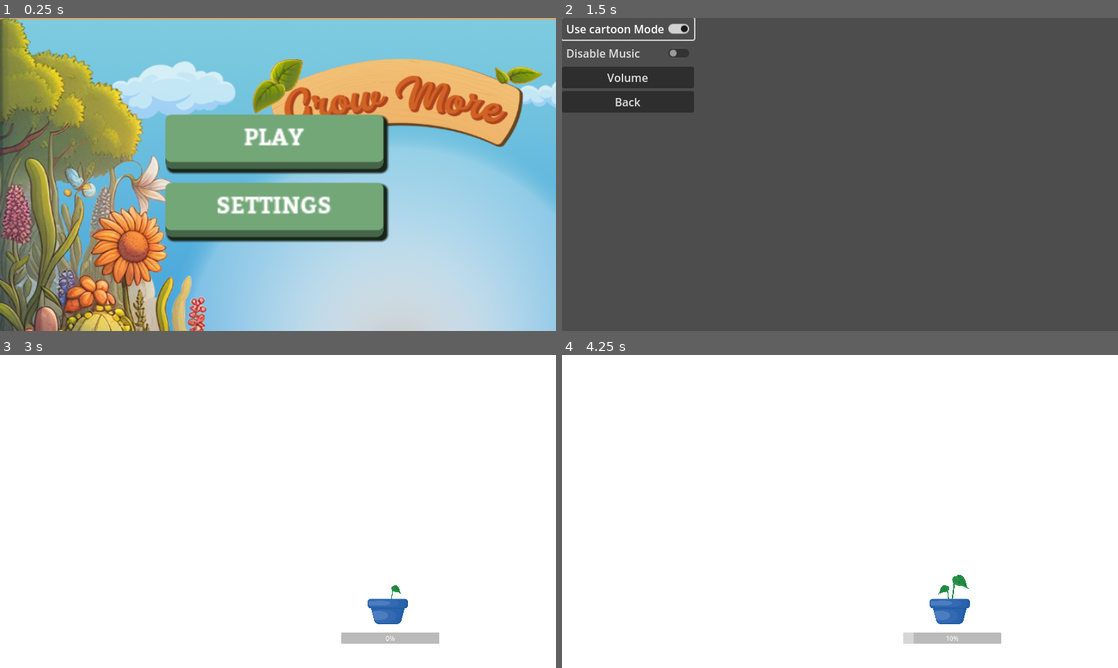
Above: before the commit, frames 1-4 (two rows, left to right).
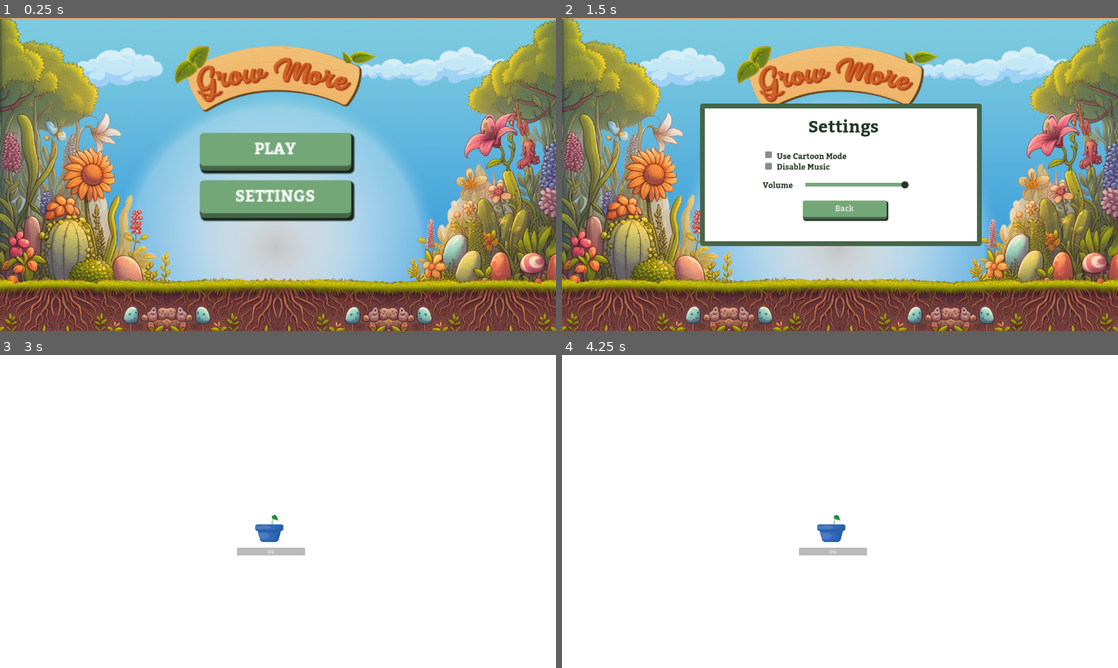
Above: after the commit, the same moments.

Repository: cesarvanleuffelen/2324-MOBI-009-Game-voor-kinderen-met-een-beperking
Game: Godot game, scene res://main_menu.tscn
Same seed, same stepped clock (60 frames per second), same inputs: the game is played once before the commit and once after it.
Inputs (mouse positions are in pixels of both pictures, inside the frame that each line leads up to):
- Up to frame 1 (0.25 s): no input
- Up to frame 2 (1.5 s): click "SETTINGS" at 0.5 s; click (628, 27) at 1.25 s, where only the run before the commit has a clickable "Use cartoon Mode"
- Up to frame 3 (3 s): click "Back" at 2 s; click "PLAY" at 2.75 s
- Up to frame 4 (4.25 s): tap Enter at 3.5 s; move the mouse to (962, 495) at 3.52 s; click (962, 495) at 3.67 s

The runs differ from the first frame. In frame 1, 78% of the frame differs, in the area x 0-100%, y 0-100%; in frame 2, 96%; in frame 3, 1.7%; in frame 4, 1.8%.

Commit message:
setting scherm
Settings scherm aangepast
muziek toegevoegd
muziek toggelen
muziek harder en zachter zetten

Diff:
--- /dev/null
+++ b/Code/HSlider.gd
@@ -0,0 +1,20 @@
+extends HSlider
+
+@export
+var bus_name: String
+
+var bus_index: int
+
+func _ready() -> void:
+	bus_index = AudioServer.get_bus_index(bus_name)
+	value_changed.connect(_on_value_changed)
+
+	value = db_to_linear(
+		AudioServer.get_bus_volume_db(bus_index)
+	)
+
+func _on_value_changed(value: float) -> void:
+		AudioServer.set_bus_volume_db(
+			bus_index,
+			linear_to_db(value)
+		)
--- /dev/null
+++ b/Code/Master.gd
@@ -0,0 +1,20 @@
+extends HSlider
+
+@export
+var bus_name: String
+
+var bus_index: int
+
+func _ready() -> void:
+	bus_index = AudioServer.get_bus_index(bus_name)
+	value_changed.connect(_on_value_changed)
+
+	value = db_to_linear(
+		AudioServer.get_bus_volume_db(bus_index)
+	)
+
+func _on_value_changed(value: float) -> void:
+		AudioServer.set_bus_volume_db(
+			bus_index,
+			linear_to_db(value)
+		)
--- /dev/null
+++ b/Code/MusicCheckBox.gd
@@ -0,0 +1,8 @@
+extends CheckBox
+
+var music_bus = AudioServer.get_bus_index("music")
+
+
+
+func _on_toggled(toggled_on):
+	AudioServer.set_bus_mute(music_bus, not AudioServer.is_bus_mute(music_bus))
--- /dev/null
+++ b/Code/bg_music.tscn
@@ -0,0 +1,8 @@
+[gd_scene load_steps=2 format=3 uid="uid://g5iortduwt3t"]
+
+[ext_resource type="AudioStream" uid="uid://dlrlvdlwappyc" path="res://Elevator Music.mp3" id="1_cn3gc"]
+
+[node name="AudioStreamPlayer" type="AudioStreamPlayer"]
+stream = ExtResource("1_cn3gc")
+autoplay = true
+bus = &"music"
--- /dev/null
+++ b/Code/default_bus_layout.tres
@@ -0,0 +1,9 @@
+[gd_resource type="AudioBusLayout" format=3 uid="uid://yjjdqw56ogq4"]
+
+[resource]
+bus/1/name = &"music"
+bus/1/solo = false
+bus/1/mute = false
+bus/1/bypass_fx = false
+bus/1/volume_db = 0.0694828
+bus/1/send = &"Master"
--- /dev/null
+++ b/Code/knoplayout.tres
@@ -0,0 +1,41 @@
+[gd_resource type="Theme" load_steps=4 format=3 uid="uid://c1byp8qt5rxne"]
+
+[sub_resource type="StyleBoxFlat" id="StyleBoxFlat_so0aq"]
+bg_color = Color(0.45098, 0.654902, 0.470588, 1)
+border_width_bottom = 5
+border_color = Color(0.270588, 0.396078, 0.282353, 1)
+corner_radius_top_left = 4
+corner_radius_top_right = 4
+corner_radius_bottom_right = 4
+corner_radius_bottom_left = 4
+shadow_color = Color(0.0941176, 0.145098, 0.101961, 1)
+shadow_size = 4
+shadow_offset = Vector2(2, 2)
+
+[sub_resource type="StyleBoxFlat" id="StyleBoxFlat_yprei"]
+bg_color = Color(0.45098, 0.654902, 0.470588, 1)
+border_width_bottom = 5
+border_color = Color(0.270588, 0.396078, 0.282353, 1)
+corner_radius_top_left = 4
+corner_radius_top_right = 4
+corner_radius_bottom_right = 4
+corner_radius_bottom_left = 4
+shadow_color = Color(0.0941176, 0.145098, 0.101961, 1)
+shadow_size = 2
+shadow_offset = Vector2(2, 2)
+
+[sub_resource type="StyleBoxFlat" id="StyleBoxFlat_8e7dg"]
+bg_color = Color(0.45098, 0.654902, 0.470588, 1)
+border_color = Color(0.270588, 0.396078, 0.282353, 1)
+corner_radius_top_left = 4
+corner_radius_top_right = 4
+corner_radius_bottom_right = 4
+corner_radius_bottom_left = 4
+shadow_color = Color(0.0941176, 0.145098, 0.101961, 1)
+shadow_size = 2
+shadow_offset = Vector2(2, 2)
+
+[resource]
+Button/styles/hover = SubResource("StyleBoxFlat_so0aq")
+Button/styles/normal = SubResource("StyleBoxFlat_yprei")
+Button/styles/pressed = SubResource("StyleBoxFlat_8e7dg")
--- a/Code/main_menu.tscn
+++ b/Code/main_menu.tscn
@@ -1,7 +1,7 @@
 [gd_scene load_steps=5 format=3 uid="uid://cghuxus6dx565"]
 
 [ext_resource type="Script" path="res://Main Menu.gd" id="1_g0onp"]
-[ext_resource type="Theme" uid="uid://dte0vp6u0qo8g" path="res://greenbutton.tres" id="2_pdsfs"]
+[ext_resource type="Theme" uid="uid://c1byp8qt5rxne" path="res://knoplayout.tres" id="3_nu4df"]
 [ext_resource type="Texture2D" uid="uid://3vk7uhs7ehg7" path="res://game achtergrond.png" id="3_s4dq2"]
 [ext_resource type="FontFile" uid="uid://dg6oju3dlhjlo" path="res://Kadwa-Bold.ttf" id="4_i7rl3"]
 
@@ -14,19 +14,11 @@
 grow_vertical = 2
 script = ExtResource("1_g0onp")
 
-[node name="ColorRect" type="ColorRect" parent="."]
-visible = false
-layout_mode = 2
-offset_right = 75.0
-offset_bottom = 63.0
-scale = Vector2(15.3499, 10.2841)
-color = Color(0.313726, 0.466667, 0.176471, 1)
-
 [node name="TextureRect" type="TextureRect" parent="."]
 layout_mode = 0
-offset_right = 40.0
-offset_bottom = 40.0
-scale = Vector2(1.12888, 1.09397)
+offset_right = 1024.0
+offset_bottom = 600.0
+scale = Vector2(1.12465, 1.08083)
 texture = ExtResource("3_s4dq2")
 stretch_mode = 6
 
@@ -54,14 +46,14 @@
 
 [node name="Play" type="Button" parent="MarginContainer/VBoxContainer"]
 layout_mode = 2
-theme = ExtResource("2_pdsfs")
+theme = ExtResource("3_nu4df")
 theme_override_colors/font_color = Color(1, 1, 1, 1)
 theme_override_fonts/font = ExtResource("4_i7rl3")
 text = "PLAY"
 
 [node name="Setting" type="Button" parent="MarginContainer/VBoxContainer"]
 layout_mode = 2
-theme = ExtResource("2_pdsfs")
+theme = ExtResource("3_nu4df")
 theme_override_colors/font_color = Color(1, 1, 1, 1)
 theme_override_fonts/font = ExtResource("4_i7rl3")
 text = "SETTINGS"
--- a/Code/project.godot
+++ b/Code/project.godot
@@ -21,6 +21,15 @@
 
 Global="*res://global.gd"
 
+[autoload]
+
+BgMusic="*res://bg_music.tscn"
+
+[display]
+
+window/stretch/mode="viewport"
+window/stretch/aspect="expand"
+
 [rendering]
 
 renderer/rendering_method="gl_compatibility"
--- a/Code/settings_menu.gd
+++ b/Code/settings_menu.gd
@@ -1,5 +1,4 @@
 extends Control
-
 
 
 func _on_back_pressed():
--- a/Code/settings_menu.tscn
+++ b/Code/settings_menu.tscn
@@ -1,6 +1,44 @@
-[gd_scene load_steps=2 format=3 uid="uid://v10cjbi26bri"]
+[gd_scene load_steps=16 format=3 uid="uid://v10cjbi26bri"]
 
 [ext_resource type="Script" path="res://settings_menu.gd" id="1_2kbha"]
+[ext_resource type="Texture2D" uid="uid://3vk7uhs7ehg7" path="res://game achtergrond.png" id="2_ntsjv"]
+[ext_resource type="Theme" uid="uid://c1byp8qt5rxne" path="res://knoplayout.tres" id="3_4qc1f"]
+[ext_resource type="FontFile" uid="uid://dg6oju3dlhjlo" path="res://Kadwa-Bold.ttf" id="4_xivv3"]
+[ext_resource type="Script" path="res://Master.gd" id="5_cp2ft"]
+[ext_resource type="Script" path="res://MusicCheckBox.gd" id="5_rm0b6"]
+[ext_resource type="Texture2D" uid="uid://ks0scfvouhyf" path="res://normalslider.png" id="6_2oho3"]
+[ext_resource type="Texture2D" uid="uid://fo18y5oyr7n" path="res://normalslider2.png" id="7_wpk1h"]
+
+[sub_resource type="StyleBoxFlat" id="StyleBoxFlat_e07p7"]
+bg_color = Color(1, 1, 1, 1)
+border_width_left = 10
+border_width_top = 10
+border_width_right = 10
+border_width_bottom = 10
+border_color = Color(0.270588, 0.396078, 0.282353, 1)
+corner_radius_top_left = 5
+corner_radius_top_right = 5
+corner_radius_bottom_right = 5
+corner_radius_bottom_left = 5
+
+[sub_resource type="Theme" id="Theme_kx5xt"]
+
+[sub_resource type="Theme" id="Theme_eio6f"]
+
+[sub_resource type="Theme" id="Theme_n82f8"]
+
+[sub_resource type="StyleBoxFlat" id="StyleBoxFlat_qsinm"]
+bg_color = Color(0.45098, 0.654902, 0.470588, 1)
+
+[sub_resource type="StyleBoxFlat" id="StyleBoxFlat_sl86t"]
+bg_color = Color(0.45098, 0.654902, 0.470588, 1)
+
+[sub_resource type="Theme" id="Theme_q51hn"]
+HSlider/icons/grabber = ExtResource("6_2oho3")
+HSlider/icons/grabber_disabled = ExtResource("7_wpk1h")
+HSlider/icons/grabber_highlight = ExtResource("6_2oho3")
+HSlider/styles/grabber_area = SubResource("StyleBoxFlat_qsinm")
+HSlider/styles/grabber_area_highlight = SubResource("StyleBoxFlat_sl86t")
 
 [node name="Main Menu" type="Control"]
 layout_mode = 3
@@ -15,24 +53,154 @@
 layout_mode = 0
 offset_right = 40.0
 offset_bottom = 40.0
-
-[node name="VBoxContainer" type="VBoxContainer" parent="MarginContainer"]
-layout_mode = 2
-
-[node name="CartoonMode" type="CheckButton" parent="MarginContainer/VBoxContainer"]
-layout_mode = 2
+scale = Vector2(1.1249, 1.08)
+
+[node name="TextureRect" type="TextureRect" parent="MarginContainer"]
+layout_mode = 2
+texture = ExtResource("2_ntsjv")
+stretch_mode = 5
+
+[node name="MarginContainer2" type="MarginContainer" parent="."]
+layout_mode = 0
+offset_left = 286.0
+offset_top = 177.0
+offset_right = 870.0
+offset_bottom = 472.0
+
+[node name="Panel" type="Panel" parent="MarginContainer2"]
+layout_mode = 2
+theme_override_styles/panel = SubResource("StyleBoxFlat_e07p7")
+
+[node name="MarginContainer3" type="MarginContainer" parent="."]
+layout_mode = 0
+offset_left = 499.0
+offset_top = 378.0
+offset_right = 673.0
+offset_bottom = 423.0
+
+[node name="VBoxContainer" type="VBoxContainer" parent="MarginContainer3"]
+layout_mode = 2
+theme_override_constants/separation = 15
+
+[node name="CartoonMode" type="CheckButton" parent="MarginContainer3/VBoxContainer"]
+visible = false
+layout_mode = 2
+theme = SubResource("Theme_kx5xt")
+theme_override_colors/font_color = Color(0.141176, 0.215686, 0.14902, 1)
+theme_override_colors/font_pressed_color = Color(0.141176, 0.215686, 0.14902, 1)
+theme_override_colors/font_hover_color = Color(0.141176, 0.215686, 0.14902, 1)
+theme_override_colors/font_hover_pressed_color = Color(0.141176, 0.215686, 0.14902, 1)
+theme_override_colors/font_focus_color = Color(0.141176, 0.215686, 0.14902, 1)
+theme_override_colors/font_disabled_color = Color(0.141176, 0.215686, 0.14902, 1)
+theme_override_colors/font_outline_color = Color(0.141176, 0.215686, 0.14902, 1)
+theme_override_fonts/font = ExtResource("4_xivv3")
 text = "Use cartoon Mode"
 
-[node name="DisableMusic" type="CheckButton" parent="MarginContainer/VBoxContainer"]
-layout_mode = 2
+[node name="DisableMusic" type="CheckButton" parent="MarginContainer3/VBoxContainer"]
+visible = false
+layout_mode = 2
+theme_override_colors/font_color = Color(0.141176, 0.215686, 0.14902, 1)
+theme_override_colors/font_pressed_color = Color(0.141176, 0.215686, 0.14902, 1)
+theme_override_colors/font_hover_color = Color(0.141176, 0.215686, 0.14902, 1)
+theme_override_colors/font_hover_pressed_color = Color(0.141176, 0.215686, 0.14902, 1)
+theme_override_colors/font_focus_color = Color(0.141176, 0.215686, 0.14902, 1)
+theme_override_colors/font_disabled_color = Color(0.141176, 0.215686, 0.14902, 1)
+theme_override_colors/font_outline_color = Color(0.141176, 0.215686, 0.14902, 1)
+theme_override_fonts/font = ExtResource("4_xivv3")
 text = "Disable Music"
 
-[node name="Volume" type="Button" parent="MarginContainer/VBoxContainer"]
+[node name="Volume" type="Button" parent="MarginContainer3/VBoxContainer"]
+visible = false
 layout_mode = 2
 text = "Volume"
 
-[node name="Back" type="Button" parent="MarginContainer/VBoxContainer"]
-layout_mode = 2
+[node name="Back" type="Button" parent="MarginContainer3/VBoxContainer"]
+layout_mode = 2
+theme = ExtResource("3_4qc1f")
+theme_override_fonts/font = ExtResource("4_xivv3")
 text = "Back"
 
-[connection signal="pressed" from="MarginContainer/VBoxContainer/Back" to="." method="_on_back_pressed"]
+[node name="Label" type="Label" parent="."]
+layout_mode = 0
+offset_left = 510.0
+offset_top = 191.0
+offset_right = 656.0
+offset_bottom = 262.0
+theme_override_colors/font_color = Color(0.141176, 0.215686, 0.14902, 1)
+theme_override_fonts/font = ExtResource("4_xivv3")
+theme_override_font_sizes/font_size = 35
+text = "Settings
+"
+
+[node name="HBoxContainer" type="HBoxContainer" parent="."]
+layout_mode = 2
+offset_left = 416.0
+offset_top = 271.0
+offset_right = 440.0
+offset_bottom = 295.0
+
+[node name="ModeCheckBox" type="CheckBox" parent="HBoxContainer"]
+layout_mode = 2
+theme = SubResource("Theme_eio6f")
+theme_override_colors/font_color = Color(0, 0, 0, 1)
+
+[node name="Label" type="Label" parent="HBoxContainer/ModeCheckBox"]
+layout_mode = 0
+offset_left = 29.0
+offset_top = 21.0
+offset_right = 174.0
+offset_bottom = 55.0
+theme_override_colors/font_color = Color(0.141176, 0.215686, 0.14902, 1)
+theme_override_fonts/font = ExtResource("4_xivv3")
+text = "Disable Music"
+
+[node name="MusicChecBox" type="CheckBox" parent="HBoxContainer/ModeCheckBox"]
+layout_mode = 2
+offset_top = 24.0
+offset_right = 24.0
+offset_bottom = 48.0
+theme = SubResource("Theme_n82f8")
+script = ExtResource("5_rm0b6")
+
+[node name="Label" type="Label" parent="HBoxContainer/ModeCheckBox/MusicChecBox"]
+layout_mode = 0
+offset_left = 29.0
+offset_top = -25.0
+offset_right = 174.0
+offset_bottom = 9.0
+theme_override_colors/font_color = Color(0.141176, 0.215686, 0.14902, 1)
+theme_override_fonts/font = ExtResource("4_xivv3")
+text = "Use Cartoon Mode"
+
+[node name="HBoxContainer2" type="HBoxContainer" parent="."]
+layout_mode = 2
+offset_left = 416.0
+offset_top = 330.0
+offset_right = 532.0
+offset_bottom = 364.0
+
+[node name="Label" type="Label" parent="HBoxContainer2"]
+layout_mode = 2
+theme_override_colors/font_color = Color(0.141176, 0.215686, 0.14902, 1)
+theme_override_fonts/font = ExtResource("4_xivv3")
+text = "Volume
+"
+
+[node name="HBoxContainer3" type="HBoxContainer" parent="."]
+layout_mode = 2
+offset_left = 504.0
+offset_top = 338.0
+offset_right = 718.0
+offset_bottom = 369.0
+
+[node name="music" type="HSlider" parent="HBoxContainer3"]
+layout_mode = 2
+size_flags_horizontal = 3
+theme = SubResource("Theme_q51hn")
+max_value = 1.0
+step = 0.001
+script = ExtResource("5_cp2ft")
+bus_name = "music"
+
+[connection signal="pressed" from="MarginContainer3/VBoxContainer/Back" to="." method="_on_back_pressed"]
+[connection signal="toggled" from="HBoxContainer/ModeCheckBox/MusicChecBox" to="HBoxContainer/ModeCheckBox/MusicChecBox" method="_on_toggled"]
Not shown, added: Code/Elevator Music.mp3.import
Binary file added: Code/normalslider.png
Not shown, added: Code/normalslider.png.import
Binary file added: Code/normalslider2.png
Not shown, added: Code/normalslider2.png.import
Not shown, added: Code/Elevator Music.mp3
Not shown, added: Code/set925A.tmp
